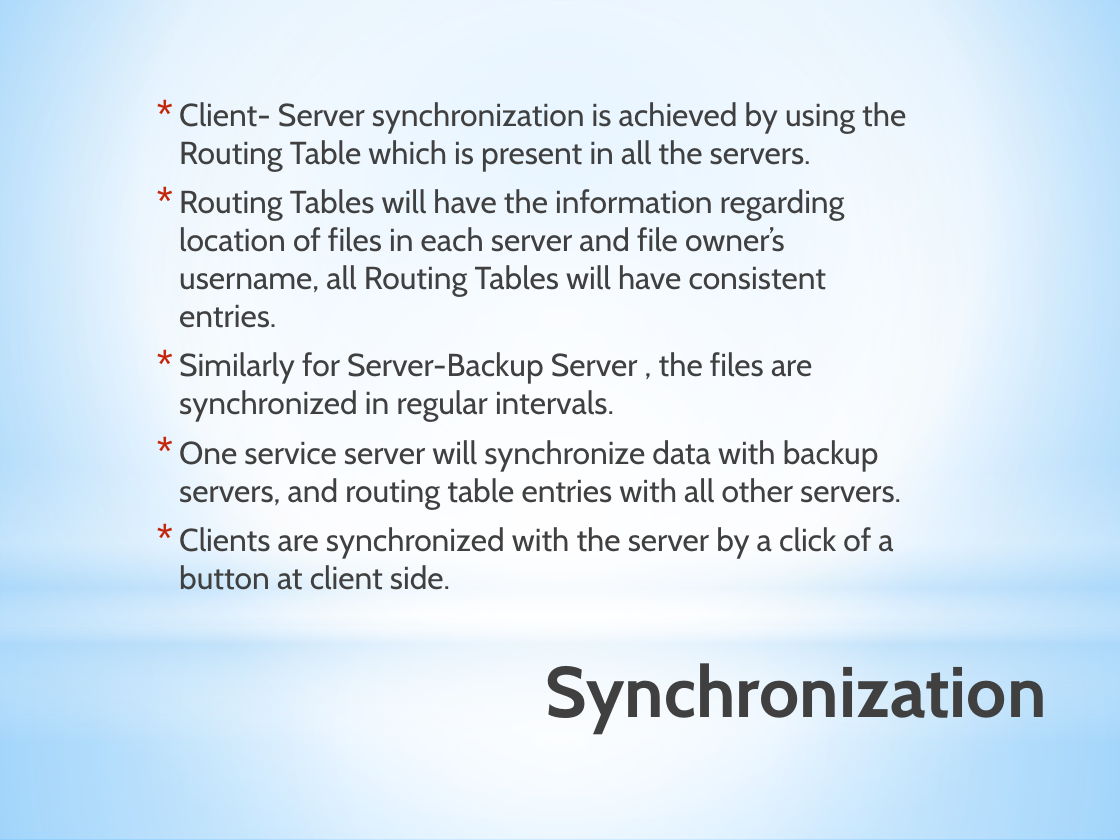
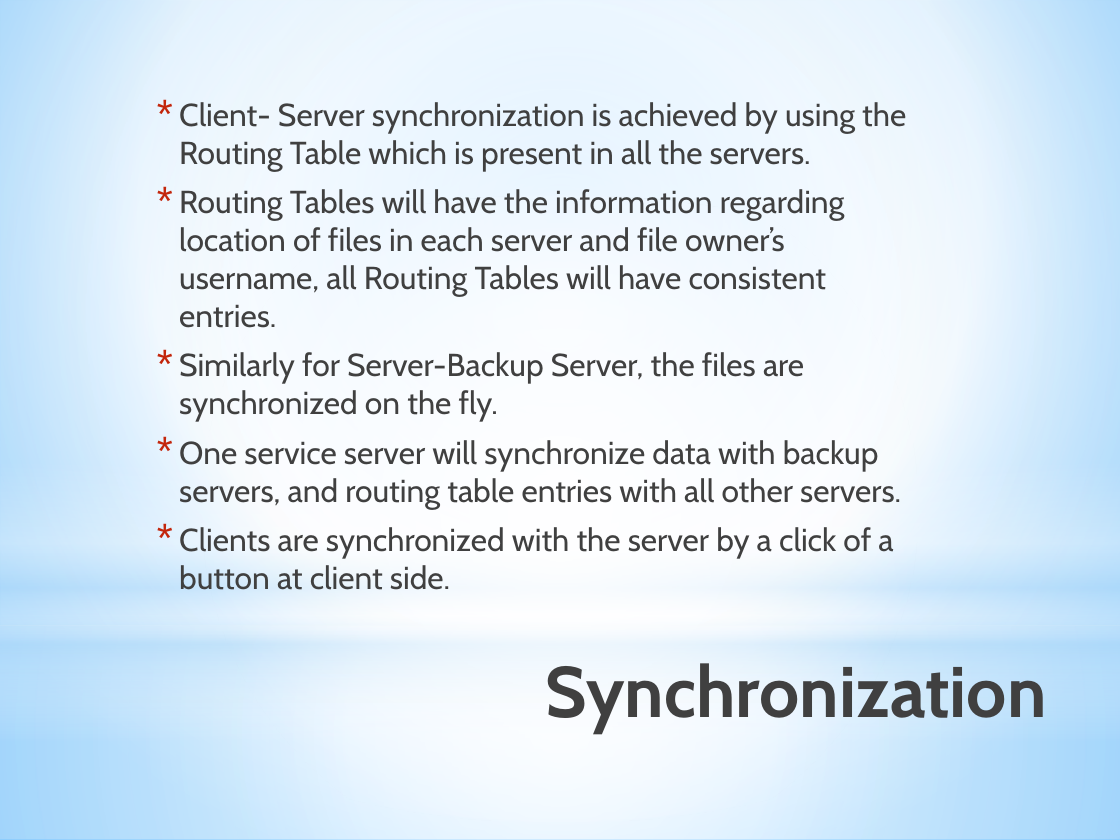
Before and after one commit to CICS525Project/DropboxImpl, a slide deck: slide 6 of Cloud Box_ppt.pptx (slide 7 before the commit). Drawn at 1120x840 pixels with LibreOffice and Linux fonts; fonts in the diff are those of the drawing. Boxes give left, top, right and bottom in pixels: in the first picture for what was removed or moved away, otherwise in the second. Text is boxed around its words. In the diff, an @@ line names an element or a change of style, - is before the commit and + after.

```diff
--- a/Cloud Box_ppt.pptx
+++ b/Cloud Box_ppt.pptx
@@ text at (179,352,804,422): text changed @@
-* Similarly for Server-Backup Server , the files are synchronized in regular intervals.
+* Similarly for Server-Backup Server, the files are synchronized on the fly.
```
Also in this commit, not shown: 1 other slide changed.
